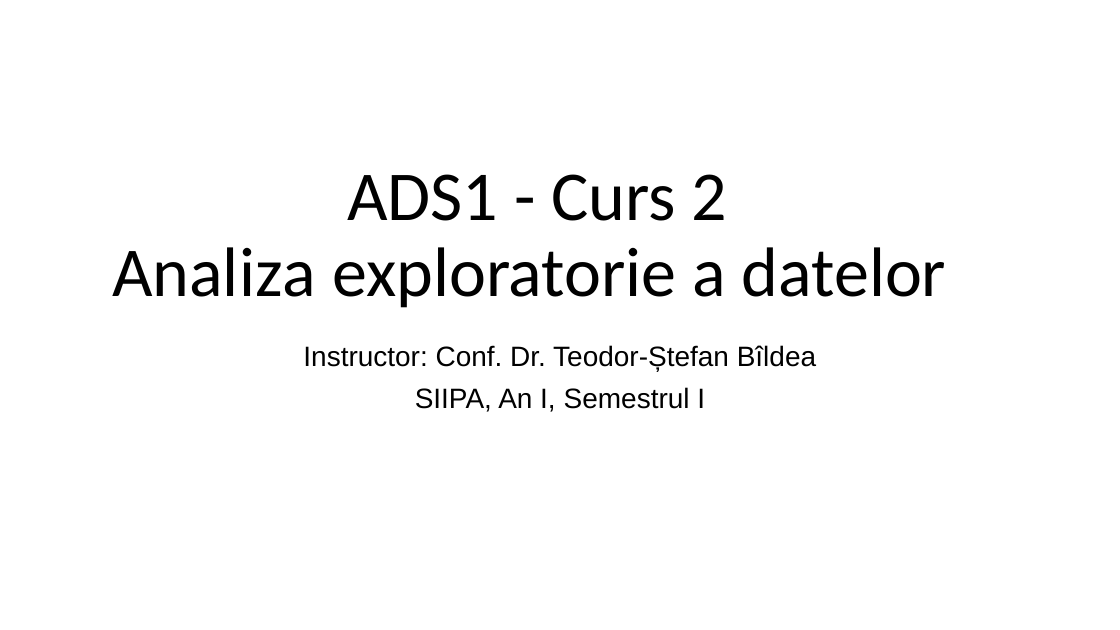
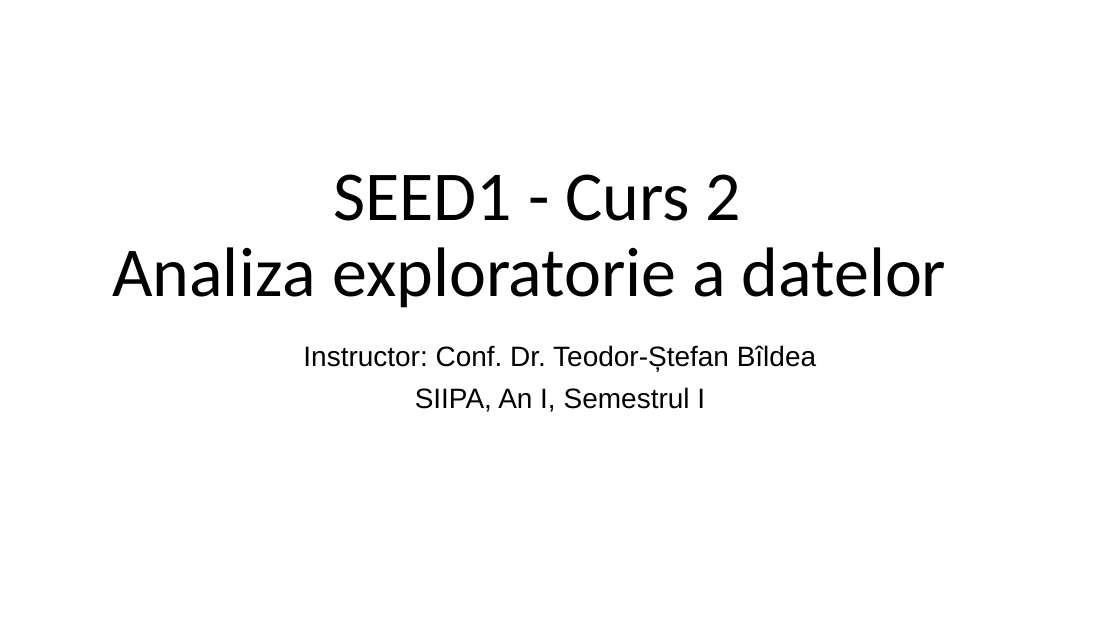
Before and after one commit to sbildea/SEED, a slide deck: slide 1 of cursuri/02-explorare-vizualizare/curs-02-analiza-exploratorie.pptx. Drawn at 1120x630 pixels with LibreOffice and Linux fonts; fonts in the diff are those of the drawing; background and template pictures are left out. Boxes give left, top, right and bottom in pixels: in the first picture for what was removed or moved away, otherwise in the second. Text is boxed around its words. In the diff, an @@ line names an element or a change of style, - is before the commit and + after.

```diff
--- a/cursuri/02-explorare-vizualizare/curs-02-analiza-exploratorie.pptx
+++ b/cursuri/02-explorare-vizualizare/curs-02-analiza-exploratorie.pptx
@@ title at [112, 174, 946, 308]: text changed @@
-ADS1 - Curs 2
-Analiza exploratorie a datelor
+SEED1 - Curs 2
+Analiza exploratorie a datelor
```
Also in this commit, not shown: 1 other slide changed, 1 slide added, 14 slides removed, 48 other files.
